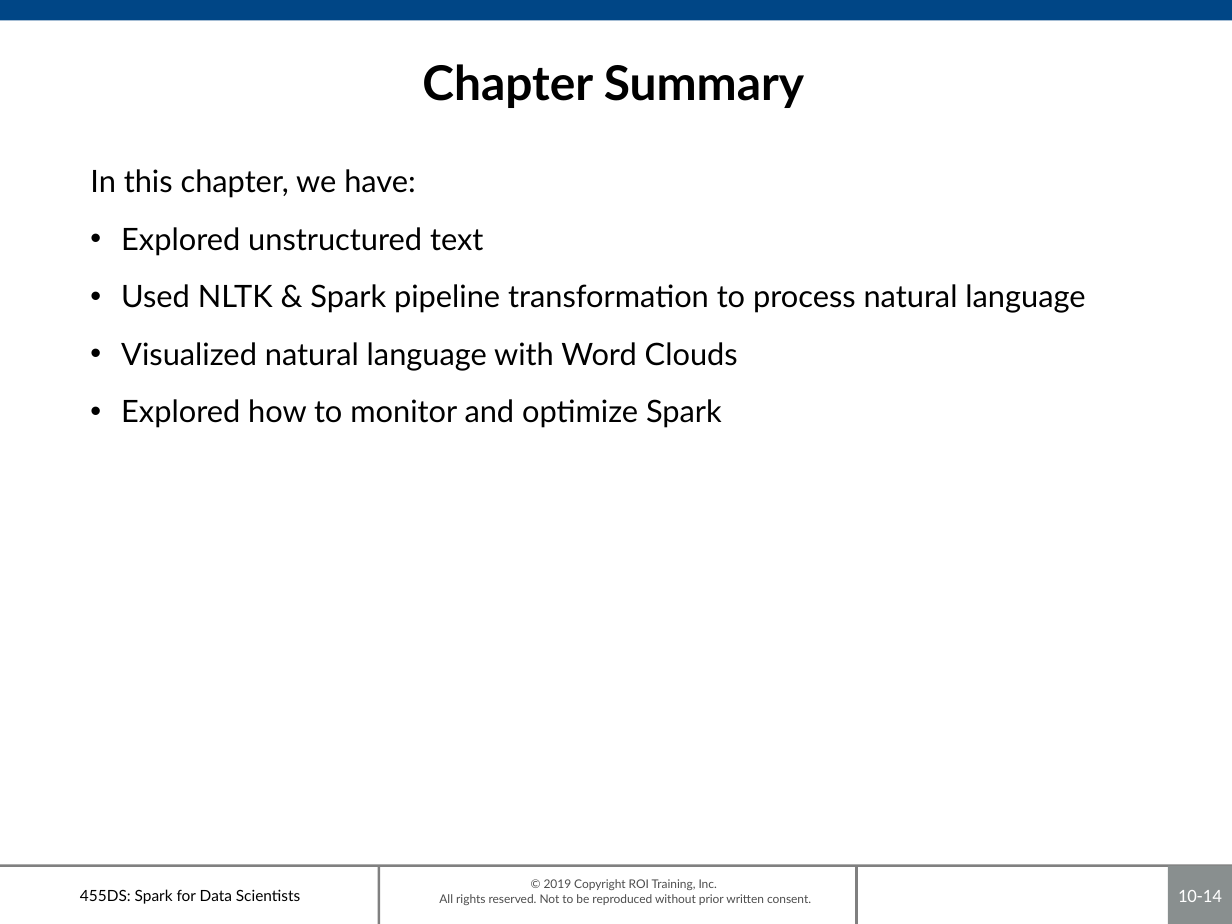
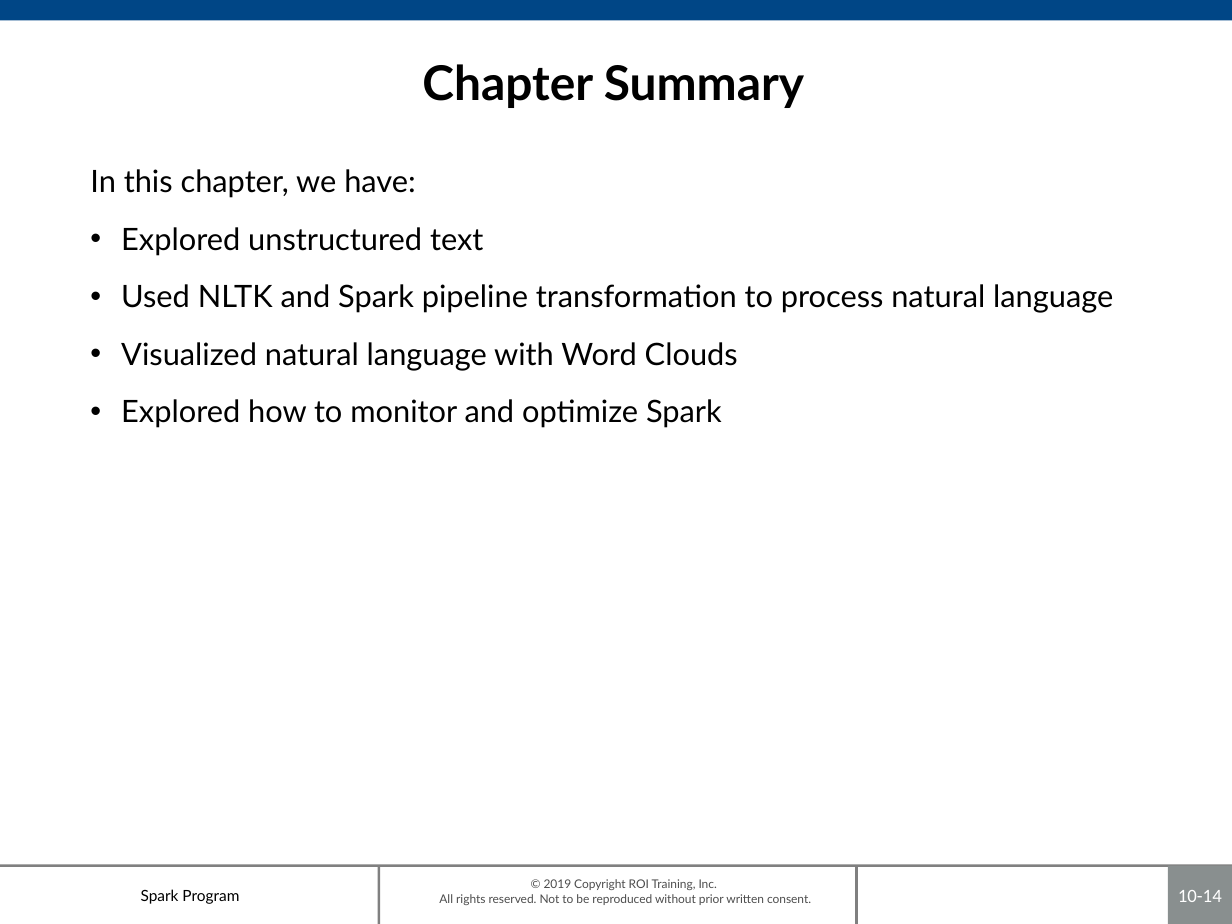
Before and after one commit to roitraining/SparkProgram, a slide deck: slide 14 of Day8/Ch10_NaturalLanguage.pptx. Drawn at 1232x924 pixels with LibreOffice and Linux fonts; fonts in the diff are those of the drawing; background and template pictures are left out. Boxes give left, top, right and bottom in pixels: in the first picture for what was removed or moved away, otherwise in the second. Text is boxed around its words. In the diff, an @@ line names an element or a change of style, - is before the commit and + after.

```diff
--- a/Day8/Ch10_NaturalLanguage.pptx
+++ b/Day8/Ch10_NaturalLanguage.pptx
@@ text at box(121, 284, 1113, 313): text changed @@
-• Used NLTK & Spark pipeline transformation to process natural language
+• Used NLTK and Spark pipeline transformation to process natural language
@@ text at box(141, 889, 239, 904): text changed @@
-455DS: Spark for Data Scientists
+Spark Program
```
Also in this commit, not shown: 13 other slides changed, 3 other files.
